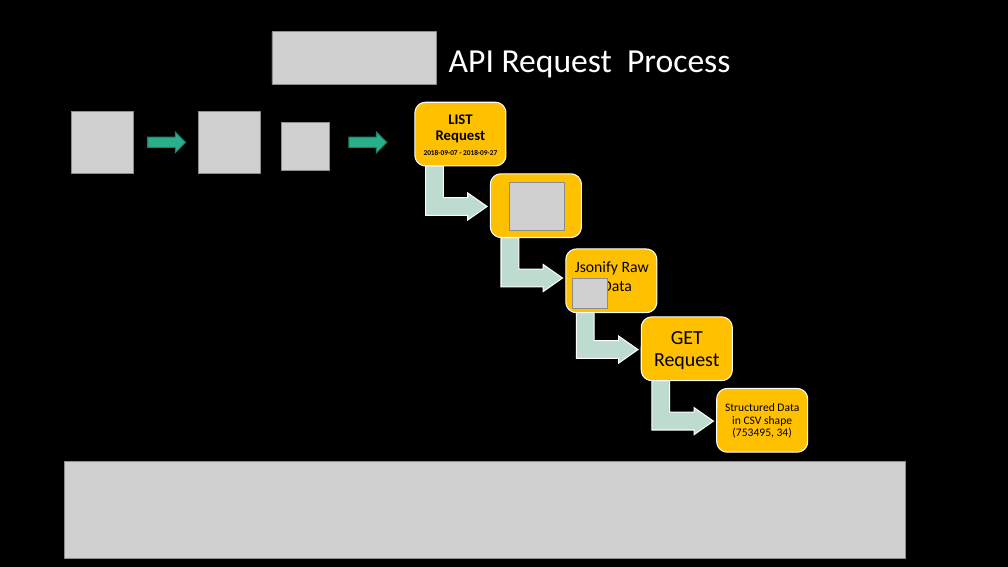
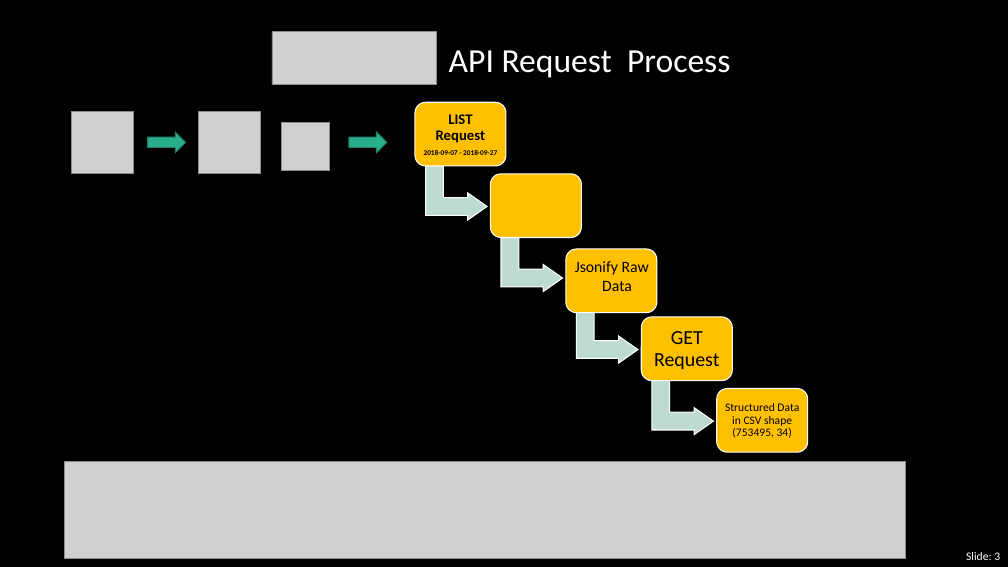
Before and after one commit to AnjaliMangal/MQL-Project-Main, a slide deck: slide 3 of Project1-Final-Files/Presenting_DataGuru.pptx. Drawn at 1008x567 pixels with LibreOffice and Linux fonts; fonts in the diff are those of the drawing; grey boxes stand for pictures. Boxes give left, top, right and bottom in pixels: in the first picture for what was removed or moved away, otherwise in the second. Text is boxed around its words. In the diff, an @@ line names an element or a change of style, - is before the commit and + after.

```diff
--- a/Project1-Final-Files/Presenting_DataGuru.pptx
+++ b/Project1-Final-Files/Presenting_DataGuru.pptx
@@ picture removed at (509,182,565,231) @@
@@ picture removed at (573,279,608,309) @@
@@ page number added at (966,552,1000,560), 11 pt, text #FFFFFF @@
+Slide: 3
```
Also in this commit, not shown: 13 other slides changed, 1 slide added.
